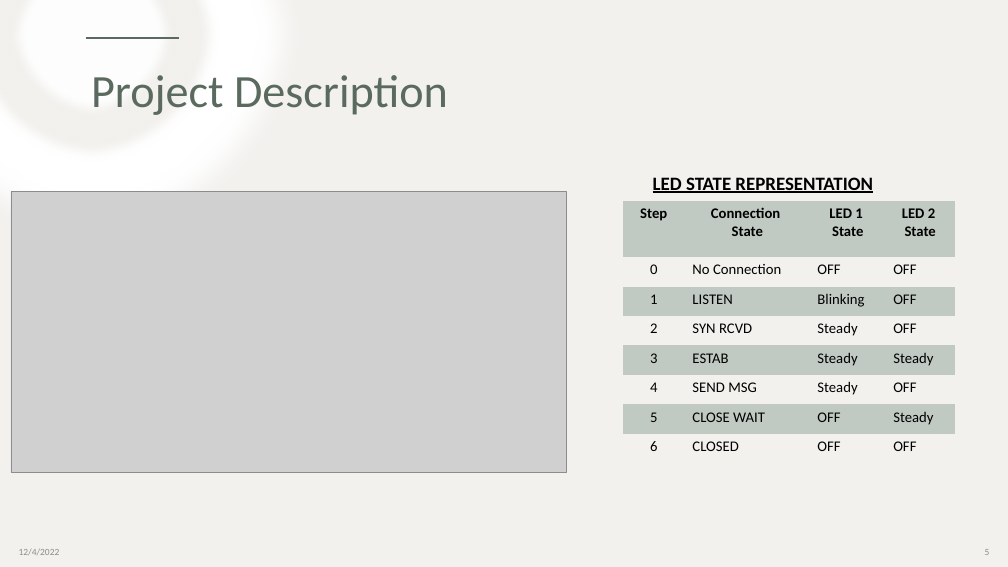
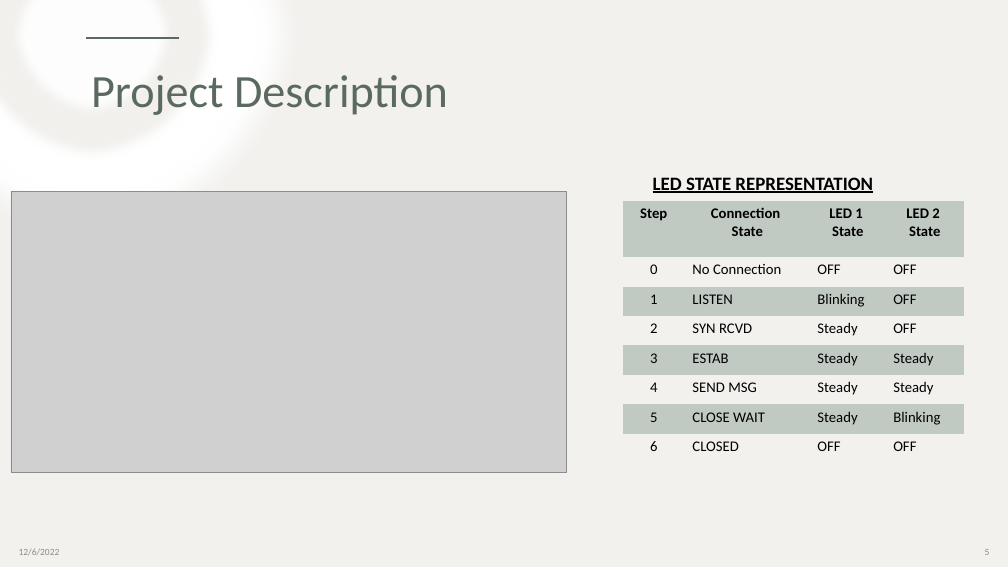
Before and after one commit to bdg221/udp_server, a slide deck: slide 5 of project_draft.pptx. Drawn at 1008x567 pixels with LibreOffice and Linux fonts; fonts in the diff are those of the drawing; grey boxes stand for pictures. Boxes give left, top, right and bottom in pixels: in the first picture for what was removed or moved away, otherwise in the second. Text is boxed around its words. In the diff, an @@ line names an element or a change of style, - is before the commit and + after.

Commit message:
correcting led table

```diff
--- a/project_draft.pptx
+++ b/project_draft.pptx
@@ table at [623,201,963,464] @@
-row 6, column 4: OFF
+row 6, column 4: Steady
-row 7, column 3: OFF
+row 7, column 3: Steady
-row 7, column 4: Steady
+row 7, column 4: Blinking
@@ table: place and size @@
-table at [623,201,954,464]
+table at [623,201,963,464]
```
Also in this commit, not shown: 3 other slides changed.
